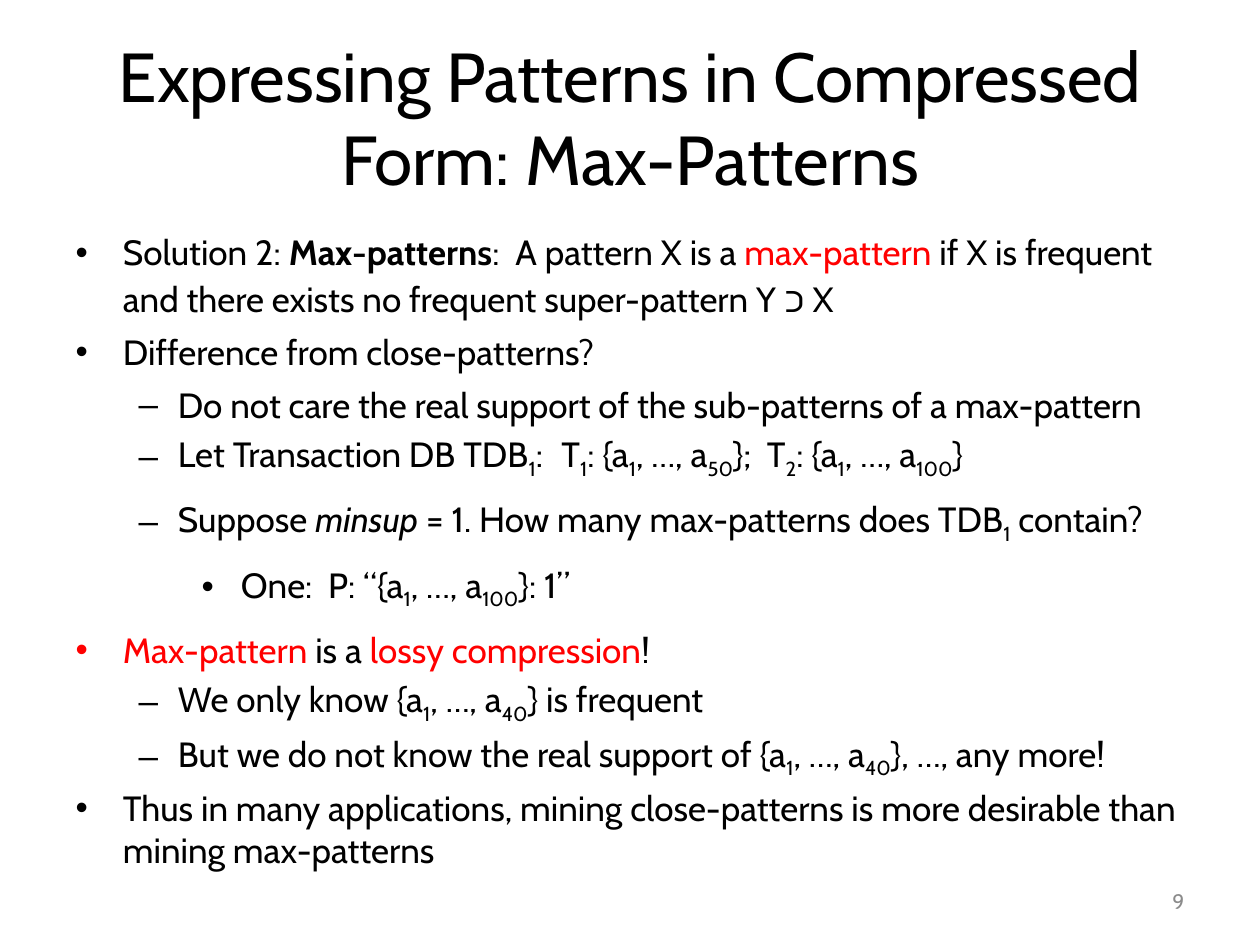
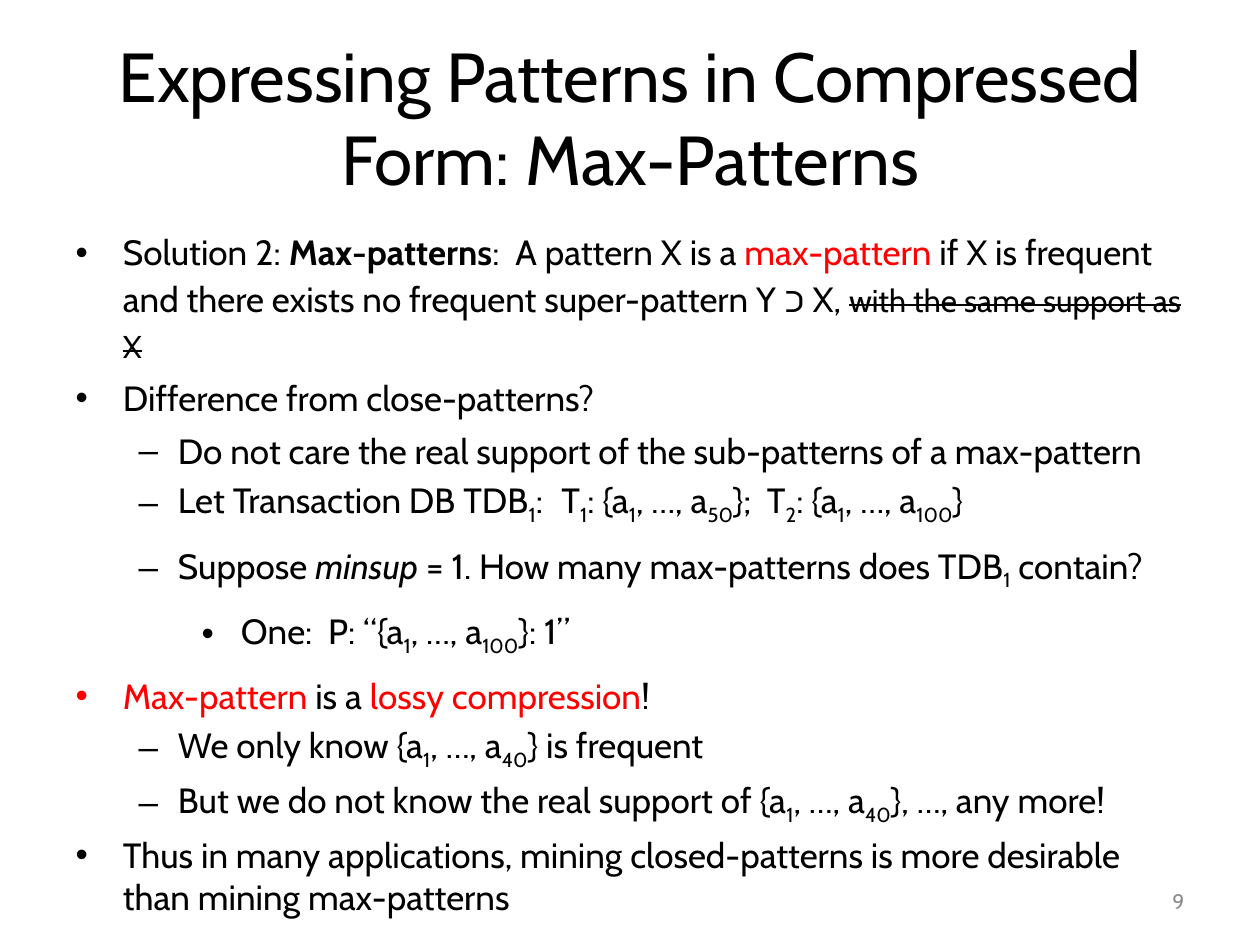
Before and after one commit to mjiang89/mjiang89.github.io, a slide deck: slide 9 of teaching/CS412Summer17-Chapter6.pptx. Drawn at 1260x945 pixels with LibreOffice and Linux fonts; fonts in the diff are those of the drawing. Boxes give left, top, right and bottom in pixels: in the first picture for what was removed or moved away, otherwise in the second. Text is boxed around its words. In the diff, an @@ line names an element or a change of style, - is before the commit and + after.

```diff
--- a/teaching/CS412Summer17-Chapter6.pptx
+++ b/teaching/CS412Summer17-Chapter6.pptx
@@ text at (123,238,1181,358): text changed @@
-• Solution 2: Max-patterns: A pattern X is a max-pattern if X is frequent and there exists no frequent super-pattern Y כ X
+• Solution 2: Max-patterns: A pattern X is a max-pattern if X is frequent and there exists no frequent super-pattern Y כ X, with the same support as X
@@ text at (123,841,1120,918): text changed @@
-• Thus in many applications, mining close-patterns is more desirable than mining max-patterns
+• Thus in many applications, mining closed-patterns is more desirable than mining max-patterns
```
Also in this commit, not shown: 16 other slides changed, 6 slides added, 1 slide removed, 2 other files.
